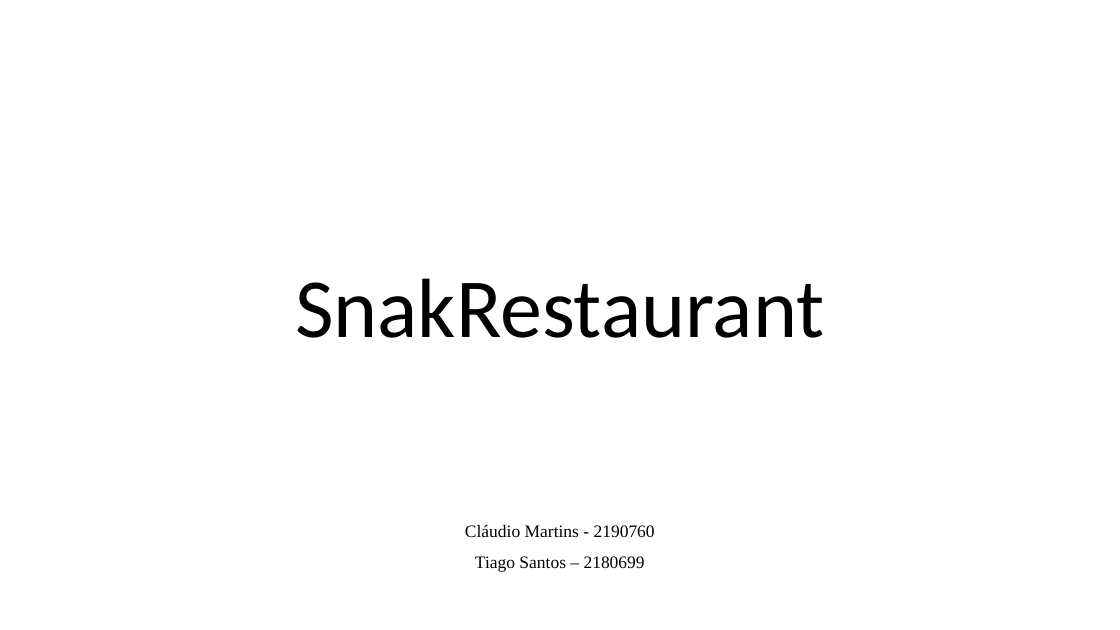
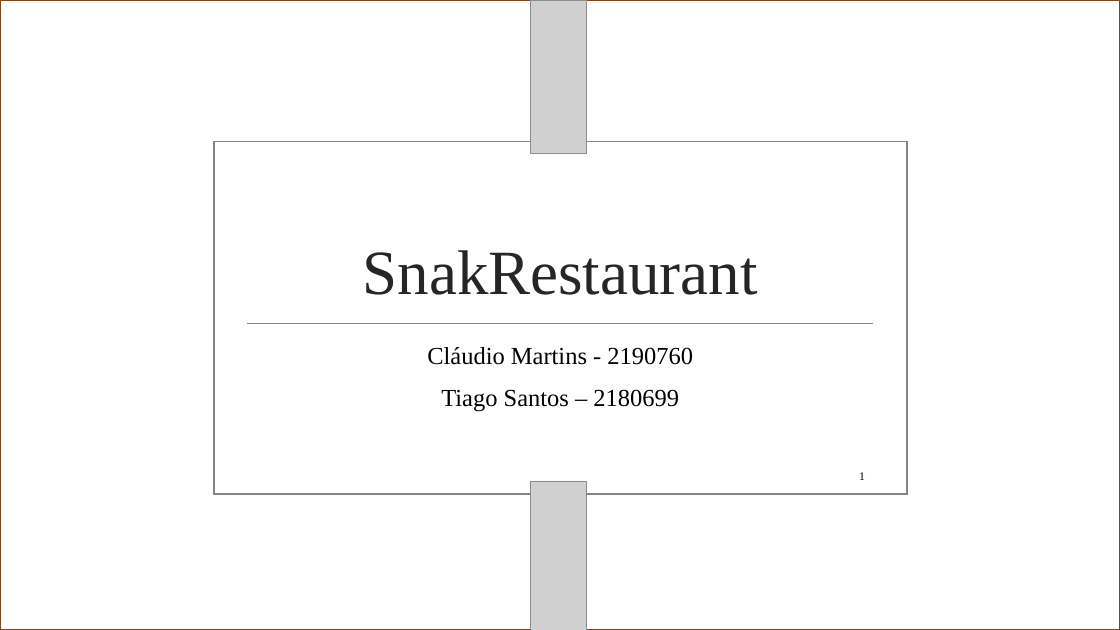
Before and after one commit to razorlace13/projeto21-22, a slide deck: slide 1 of documentos/documentos de android/2º etapa android/SnakRestaurant.pptx. Drawn at 1120x630 pixels with LibreOffice and Linux fonts; fonts in the diff are those of the drawing; grey boxes stand for pictures; background and template pictures are left out. Boxes give left, top, right and bottom in pixels: in the first picture for what was removed or moved away, otherwise in the second. Text is boxed around its words. In the diff, an @@ line names an element or a change of style, - is before the commit and + after.

```diff
--- a/documentos/documentos de android/2º etapa android/SnakRestaurant.pptx
+++ b/documentos/documentos de android/2º etapa android/SnakRestaurant.pptx
@@ rectangle added at [0, 0, 1120, 630], fill #FFFFFF, outline #83461E 1.25 pt @@
@@ picture added at [531, 0, 587, 154] @@
@@ rectangle added at [214, 142, 907, 494], outline #858585 1.25 pt @@
@@ title "SnakRestaurant": place and size @@
-title "SnakRestaurant" at [295, 278, 824, 338]
+title "SnakRestaurant" at [363, 250, 758, 295]
@@ title "SnakRestaurant" at [363, 250, 758, 295]: size 72 to 54 pt, font Calibri to Times New Roman, text colour #000000 to #262626; line spacing 0.9 to 1; vertical alignment middle to bottom @@
@@ line added from (247, 323) to (874, 323), #858585 1.25 pt @@
@@ subtitle "Cláudio Martins - 2190760": place and size @@
-subtitle "Cláudio Martins - 2190760" at [465, 524, 655, 572]
+subtitle "Cláudio Martins - 2190760" at [427, 347, 693, 411]
@@ subtitle "Cláudio Martins - 2190760" at [427, 347, 693, 411]: size 15 to 21 pt; line spacing 0.9 to 1; vertical alignment middle to top @@
@@ page number added at [859, 472, 865, 480], 10 pt, text #000000 @@
+1
@@ picture added at [531, 481, 587, 630] @@
```
Also in this commit, not shown: 1 other slide changed, 13 slides added, 4 slides removed.
